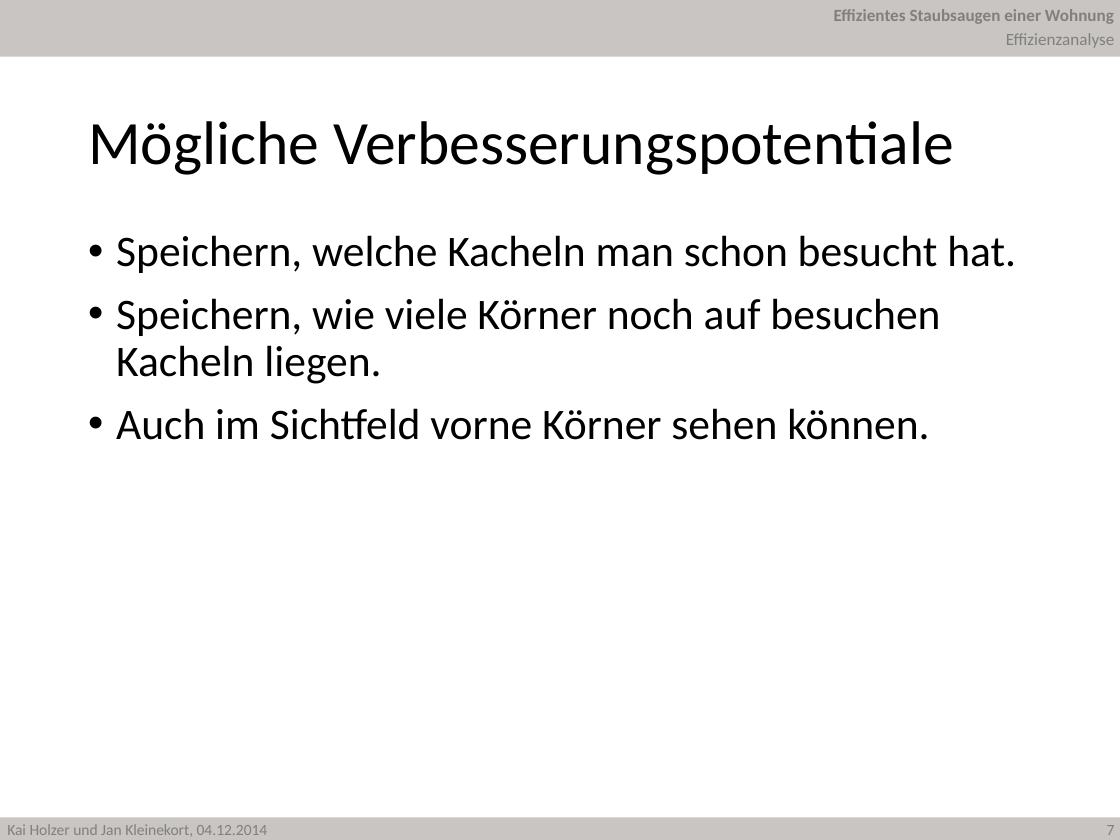
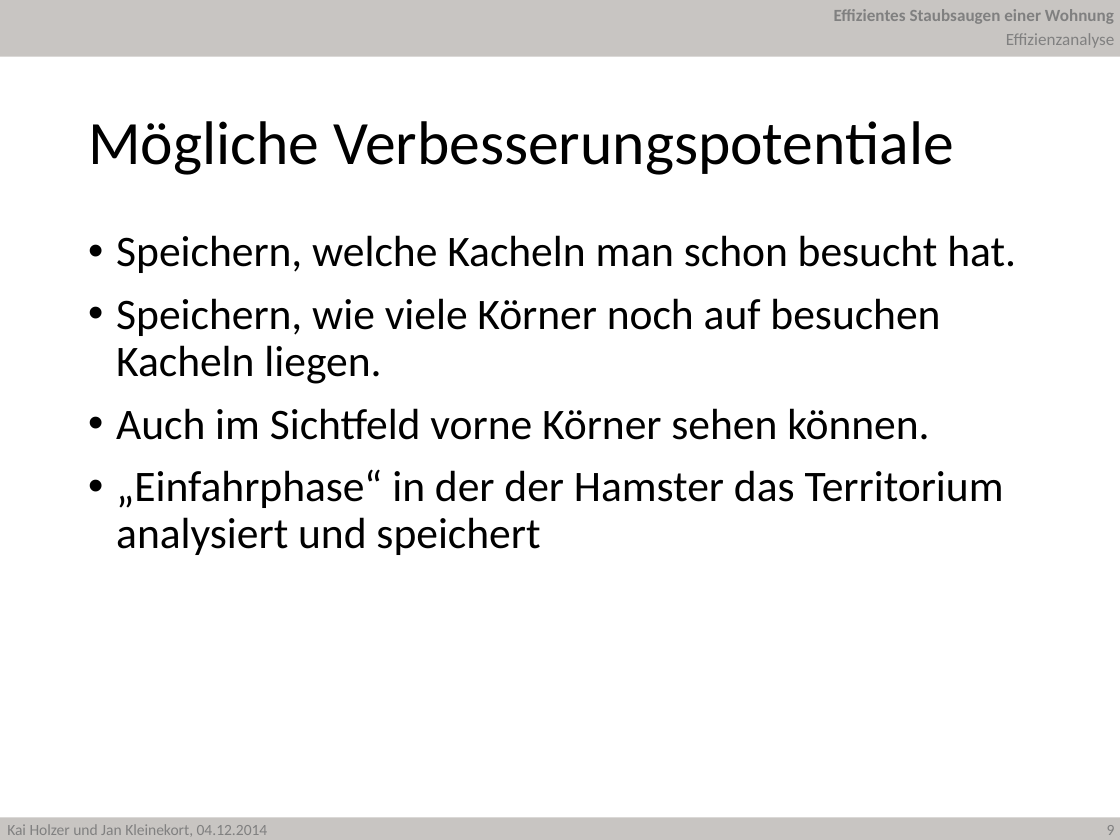
Before and after one commit to JanKl/Hamster, a slide deck: slide 9 of Präsentation/Hamster Holzer Kleinekort.pptx (slide 7 before the commit). Drawn at 1120x840 pixels with LibreOffice and Linux fonts; fonts in the diff are those of the drawing; background and template pictures are left out. Boxes give left, top, right and bottom in pixels: in the first picture for what was removed or moved away, otherwise in the second. Text is boxed around its words. In the diff, an @@ line names an element or a change of style, - is before the commit and + after.

```diff
--- a/Präsentation/Hamster Holzer Kleinekort.pptx
+++ b/Präsentation/Hamster Holzer Kleinekort.pptx
@@ text at box(116, 469, 1004, 555): paragraph added @@
+• „Einfahrphase“ in der der Hamster das Territorium analysiert und speichert
@@ page number at box(1107, 825, 1115, 835): text changed @@
-7
+9
```
Also in this commit, not shown: 2 other slides changed, 2 slides added, 1 other file.
